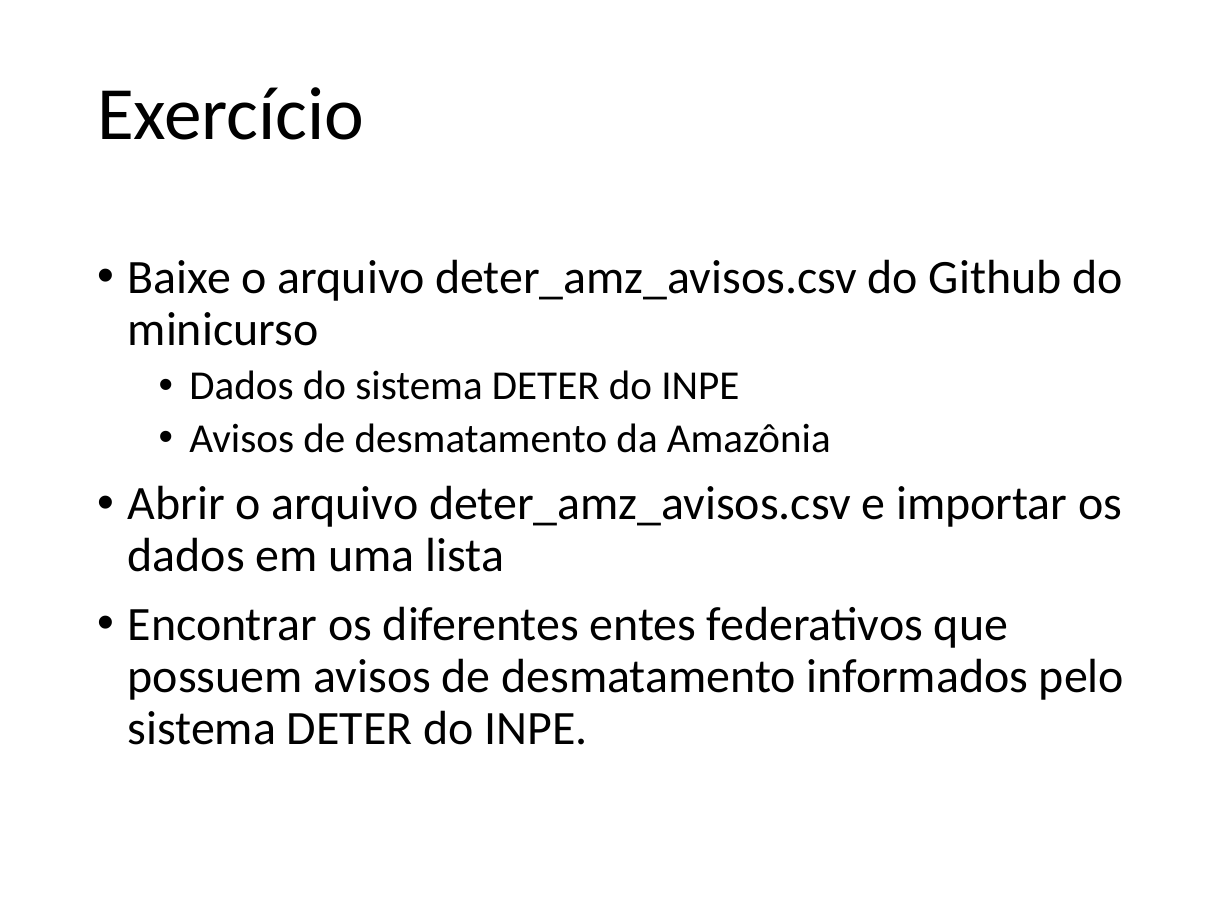
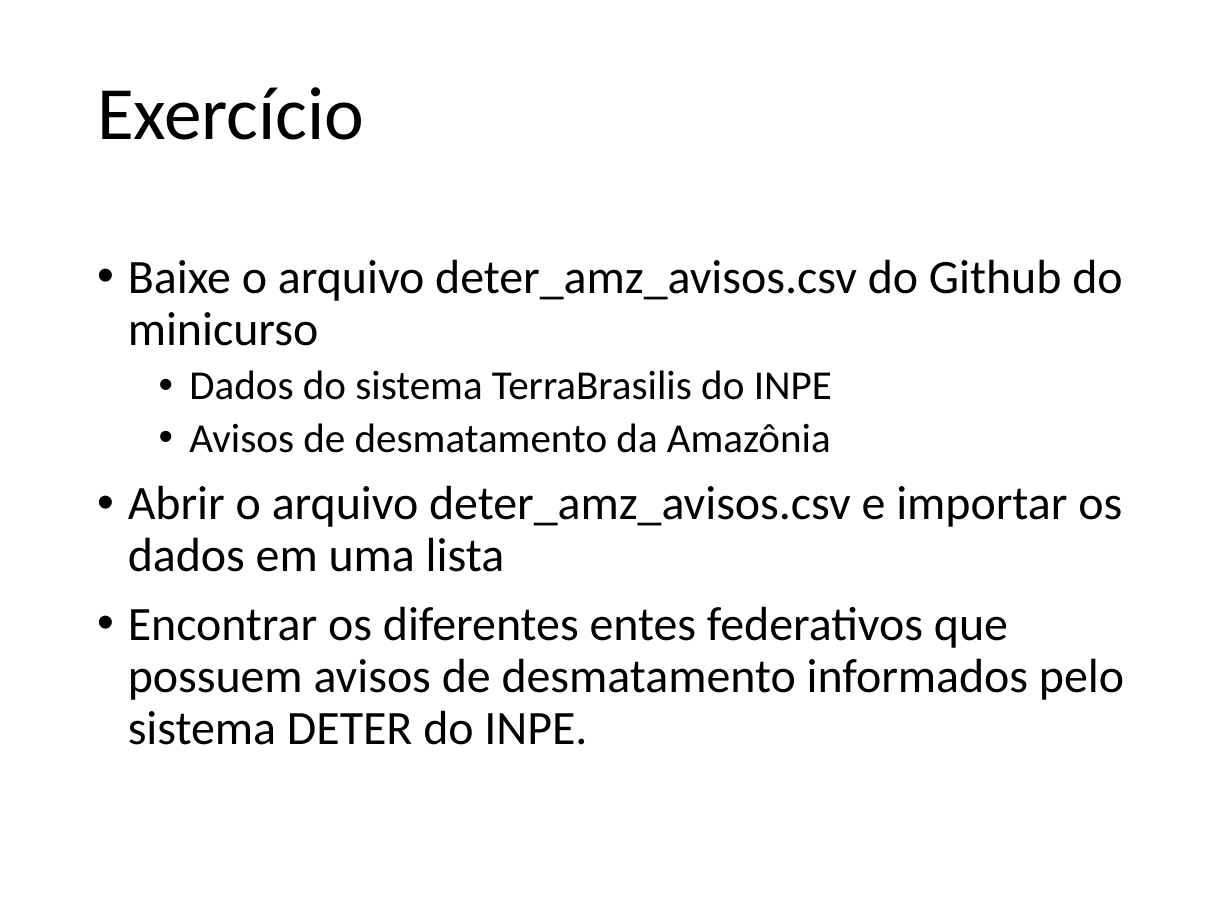
Before and after one commit to fernandoFernandeSantos/minicurso_python_2019, a slide deck: slide 95 of aula.pptx. Drawn at 1232x924 pixels with LibreOffice and Linux fonts; fonts in the diff are those of the drawing. Boxes give left, top, right and bottom in pixels: in the first picture for what was removed or moved away, otherwise in the second. Text is boxed around its words. In the diff, an @@ line names an element or a change of style, - is before the commit and + after.

```diff
--- a/aula.pptx
+++ b/aula.pptx
@@ text at [189,370,832,400]: text changed @@
-  • Dados do sistema DETER do INPE
+  • Dados do sistema TerraBrasilis do INPE
```
Also in this commit, not shown: 1 other file.
